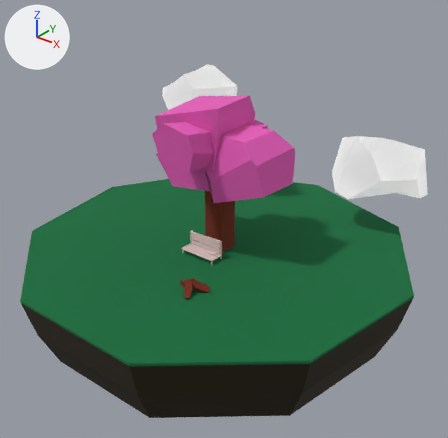
An edit to the glTF model woods/src/static/models/tree_bench.gltf, drawn before and after from the same camera.
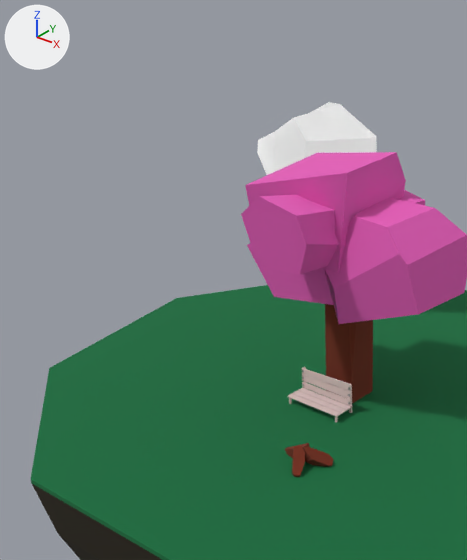
There are two pictures of each version: one whole from a camera (50 mm lens) standing at (12.62, -15.61, 11.42) and looking at (-0.45, 0.73, 1.29), one close up on the part from 0% to 66% of the width and 0% to 80% of the height. Every picture has the same lights, and +X, +Y and +Z are marked at upper left. Where no turn or scale is listed for an object, it has been applied to the vertices.
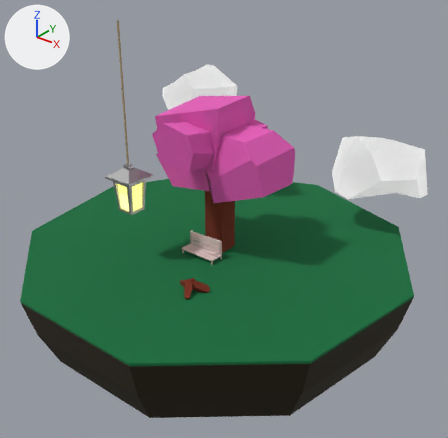
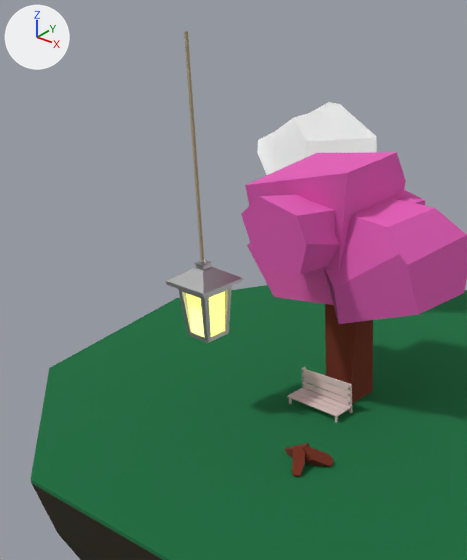
Boxes [x1, y1, x2, y2] around the edits, measured in the close-ups (467 x 560 px):
```json
{"object": "Cube.022", "change": "added", "after": [166, 260, 243, 343]}
{"object": "Cube.023", "change": "added", "after": [186, 291, 225, 337]}
{"object": "Cylinder.006", "change": "added", "after": [184, 31, 204, 262]}
```

The change, as JSON lines over the scene's bpy script:
```json
{"op": "add", "block": "mat_rope", "code": ["mat_rope = principled_material('rope')", "mat_rope.base_color = (0.448, 0.358, 0.221)  # beige #b3a181"]}
{"op": "add", "block": "mat_light", "code": ["mat_light = principled_material('light')", "mat_light.base_color = (0.8, 0.8, 0.8)  # white #e7e7e7", "mat_light.emission_color = (1.0, 1.0, 0.101)  # yellow #ffff59", "mat_light.emission_strength = 1.0"]}
{"op": "add", "block": "me_cylinder_003", "code": ["me_cylinder_003 = bpy.data.meshes.new('Cylinder.003')", "me_cylinder_003.from_pydata(...)  # 10 vertices, 16 faces; spans x -0.04..0.04, y -0.03..0.04, z 0.0..4.73", "me_cylinder_003.materials.append(mat_rope)  # beige #b3a181"]}
{"op": "add", "block": "me_cube_023", "code": ["me_cube_023 = bpy.data.meshes.new('Cube.023')", "me_cube_023.from_pydata(...)  # 16 vertices, 8 faces; spans x -0.302..0.302, y -0.302..0.302, z -0.49..0.49", "me_cube_023.materials.append(mat_light)  # white #e7e7e7"]}
{"op": "add", "block": "me_cube_021", "code": ["me_cube_021 = bpy.data.meshes.new('Cube.021')", "me_cube_021.from_pydata(...)  # 68 vertices, 124 faces; spans x -0.58..0.58, y -0.58..0.58, z -0.59..1.1", "me_cube_021.materials.append(mat_metal)  # grey #adadad"]}
{"op": "add", "block": "ob_cylinder_006", "code": ["ob_cylinder_006 = bpy.data.objects.new('Cylinder.006', me_cylinder_003)", "ob_cylinder_006.location = (-2.37, -2.1, 3.87)"]}
{"op": "add", "block": "ob_cube_023", "code": ["ob_cube_023 = bpy.data.objects.new('Cube.023', me_cube_023)", "ob_cube_023.location = (-2.37, -2.09, 2.73)"]}
{"op": "add", "block": "ob_cube_022", "code": ["ob_cube_022 = bpy.data.objects.new('Cube.022', me_cube_021)", "ob_cube_022.location = (-2.37, -2.09, 2.73)"]}
```
